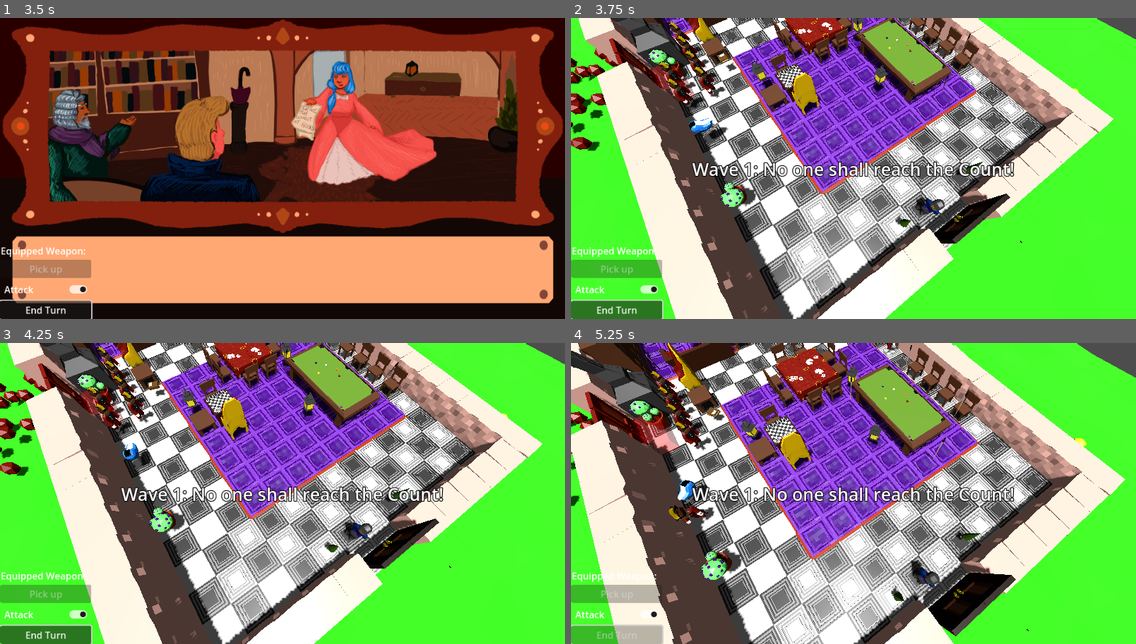
Above: before the commit, frames 1-4 (two rows, left to right).
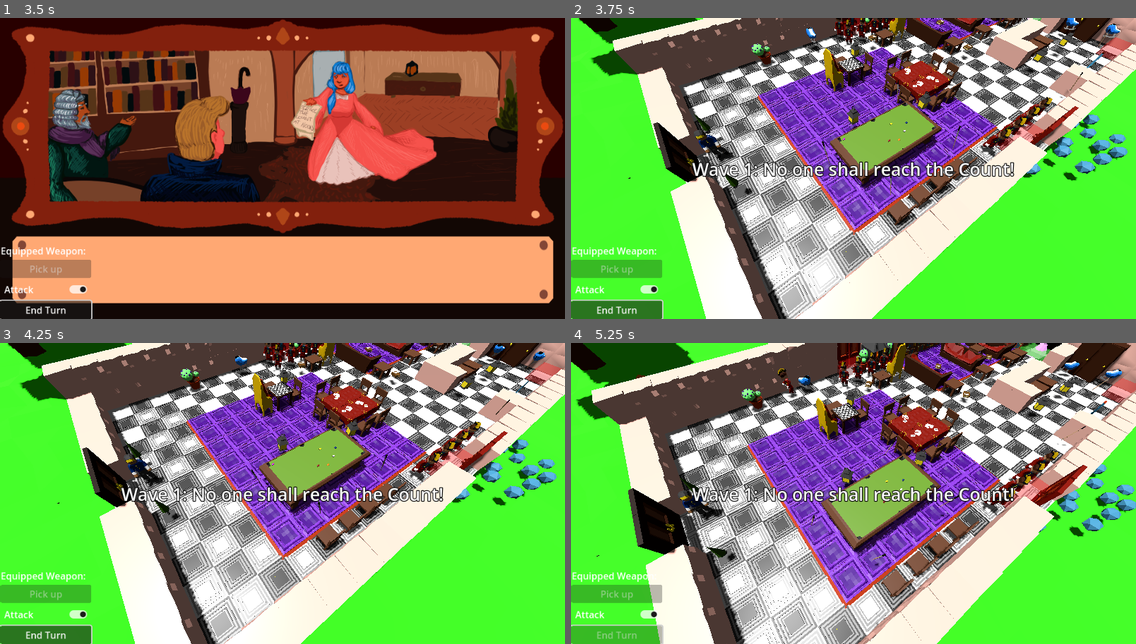
Above: after the commit, the same moments.

Repository: pinguinosod/gse_winterjam2024
Game: Godot game, scene res://main.tscn
Same seed, same stepped clock (60 frames per second), same inputs: the game is played once before the commit and once after it.
Inputs (mouse positions are in pixels of both pictures, inside the frame that each line leads up to):
- Up to frame 1 (3.5 s): click (288, 285) at 0.5 s; click "Attack" at 1.25 s; click "End Turn" at 2 s; tap Enter (end_turn) at 2.75, 2.85 s; move the mouse to (406, 153) at 2.77 s; hold D (move_right) from 2.78 s (still down); click (406, 153) at 2.92 s
- Up to frame 2 (3.75 s): tap Space at 3.5 s; move the mouse to (740, 183) at 3.52 s; release D (move_right) at 3.53 s; hold S (move_down) from 3.53 s (still down); tap Enter (end_turn) at 3.6 s
- Up to frame 3 (4.25 s): keep holding S (move_down)
- Up to frame 4 (5.25 s): move the mouse to (910, 427) at 4.27 s; release S (move_down) at 4.28 s; hold D (move_right) 4.28-5.03 s; tap Enter (end_turn) at 4.35, 5.1 s; move the mouse to (825, 553) at 5.02 s; hold W (move_up) from 5.03 s (still down); click (825, 553) at 5.17 s

Frame 1 is identical in both runs. In frame 2, 62% of the frame differs, in the area x 0-100%, y 0-100%; in frame 3, 62%; in frame 4, 77%.

Commit message:
Camera and movement fixed

Diff:
--- a/main.tscn
+++ b/main.tscn
@@ -42,3 +42,4 @@
 alwaysOn = null
 
 [node name="Camera" parent="." instance=ExtResource("8_eh1c4")]
+transform = Transform3D(0.00557518, -0.131199, 0.99134, 0.141385, 0.981501, 0.129102, -0.989939, 0.139441, 0.0240216, 0, -1.08626, 13.9348)
--- a/player.tscn
+++ b/player.tscn
@@ -23,31 +23,6 @@
 [node name="playerStrikeAnim" parent="." node_paths=PackedStringArray("tree") instance=ExtResource("2_1oclv")]
 script = ExtResource("3_qhufq")
 tree = NodePath("AnimationTree")
-
-[node name="Skeleton3D" parent="playerStrikeAnim/Armature" index="0"]
-bones/0/position = Vector3(-0.34176, -0.779099, -56.643)
-bones/0/rotation = Quaternion(-0.509506, -0.497055, 0.502833, 0.490406)
-bones/1/rotation = Quaternion(-0.000139394, -0.0013083, -0.0385453, 0.999256)
-bones/3/rotation = Quaternion(0.00294651, -0.0216051, -0.00675282, 0.999739)
-bones/4/rotation = Quaternion(-0.0173038, 0.00759076, 0.0575408, 0.998164)
-bones/5/rotation = Quaternion(0.0231827, -0.0144907, -0.0464618, 0.998546)
-bones/6/rotation = Quaternion(0, 0.707107, -2.51215e-15, 0.707107)
-bones/7/rotation = Quaternion(0.0507583, -0.628459, 0.775297, 0.0371144)
-bones/8/rotation = Quaternion(0.478942, 0.152833, 0.172708, 0.847012)
-bones/9/position = Vector3(-5.10926e-07, 15.4197, -5.43416e-06)
-bones/9/rotation = Quaternion(-0.0165046, -6.97808e-05, 0.252388, 0.967485)
-bones/10/position = Vector3(3.73113e-06, 20.2529, 1.32814e-06)
-bones/11/rotation = Quaternion(0.748506, 0.0070007, -0.02037, 0.662778)
-bones/12/rotation = Quaternion(0.501575, -0.131891, -0.205696, 0.829889)
-bones/13/rotation = Quaternion(-0.015935, 0.000212592, -0.231458, 0.972714)
-bones/15/rotation = Quaternion(0.0381751, -0.0265357, 0.998079, -0.0409598)
-bones/16/rotation = Quaternion(-0.0115567, -0.0747755, -0.21045, 0.974672)
-bones/17/rotation = Quaternion(0.392421, -0.634626, 0.354266, 0.563695)
-bones/18/rotation = Quaternion(0.378107, -0.00335905, 0.00120743, 0.925755)
-bones/20/rotation = Quaternion(-0.120691, 0.0556621, 0.990652, -0.0307257)
-bones/21/rotation = Quaternion(-0.001112, 0.0293977, -0.158414, 0.986934)
-bones/22/rotation = Quaternion(0.313943, -0.564019, 0.366357, 0.670153)
-bones/23/rotation = Quaternion(0.375021, 0.00288953, -0.00116886, 0.927011)
 
 [node name="CSGSphere3D" type="CSGSphere3D" parent="."]
 visible = false
Not shown: 1 places in main.tscn that only renumber resources
